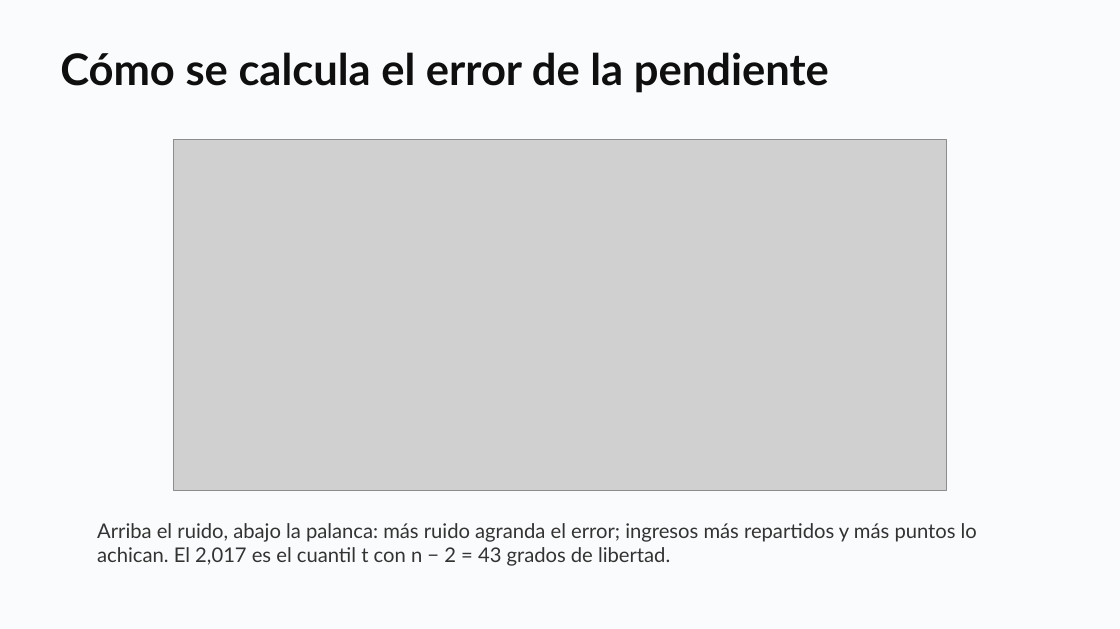
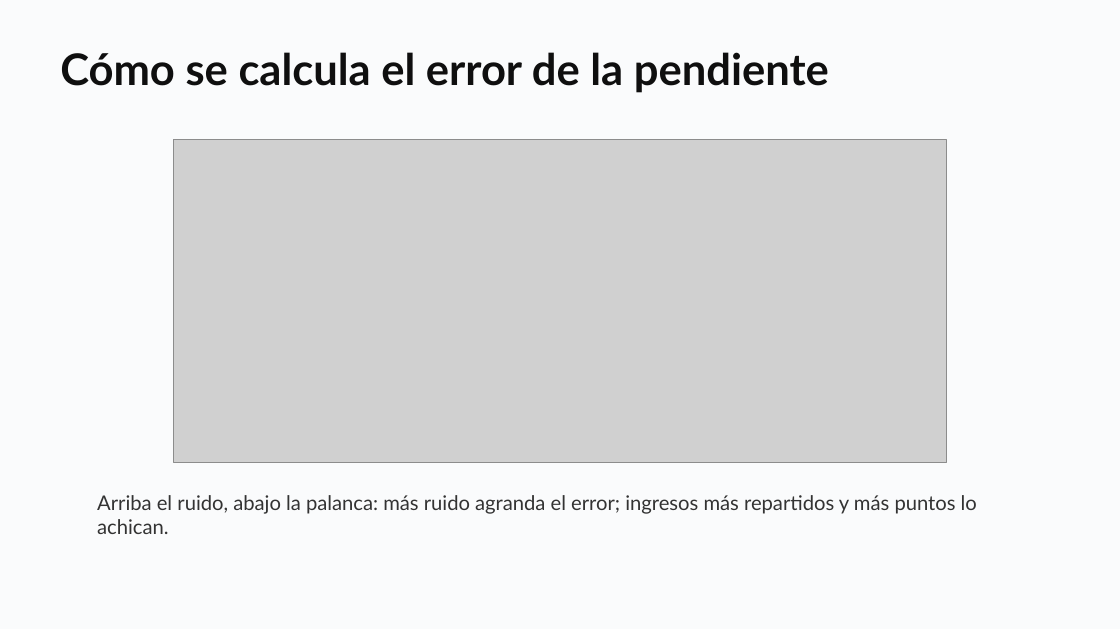
Before and after one commit to daniopitz/cienciadatos, a slide deck: slide 27 of presentaciones/clase04_regresion.pptx. Drawn at 1120x629 pixels with LibreOffice and Linux fonts; fonts in the diff are those of the drawing; grey boxes stand for pictures. Boxes give left, top, right and bottom in pixels: in the first picture for what was removed or moved away, otherwise in the second. Text is boxed around its words. In the diff, an @@ line names an element or a change of style, - is before the commit and + after.

```diff
--- a/presentaciones/clase04_regresion.pptx
+++ b/presentaciones/clase04_regresion.pptx
@@ picture resized from (x1=174, y1=140, x2=946, y2=491) to (x1=174, y1=140, x2=946, y2=463) @@
@@ text at (x1=97, y1=495, x2=977, y2=534): text changed @@
-Arriba el ruido, abajo la palanca: más ruido agranda el error; ingresos más repartidos y más puntos lo achican. El 2,017 es el cuantil t con n − 2 = 43 grados de libertad.
+Arriba el ruido, abajo la palanca: más ruido agranda el error; ingresos más repartidos y más puntos lo achican.
```
Also in this commit, not shown: 1 other file.
